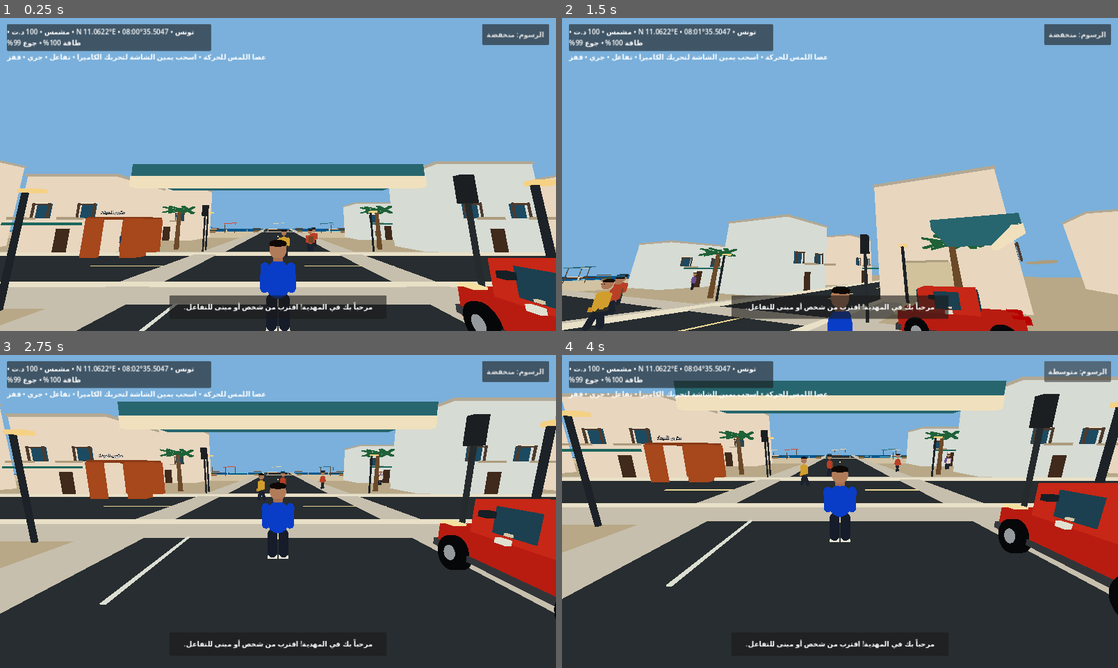
Above: before the commit, frames 1-4 (two rows, left to right).
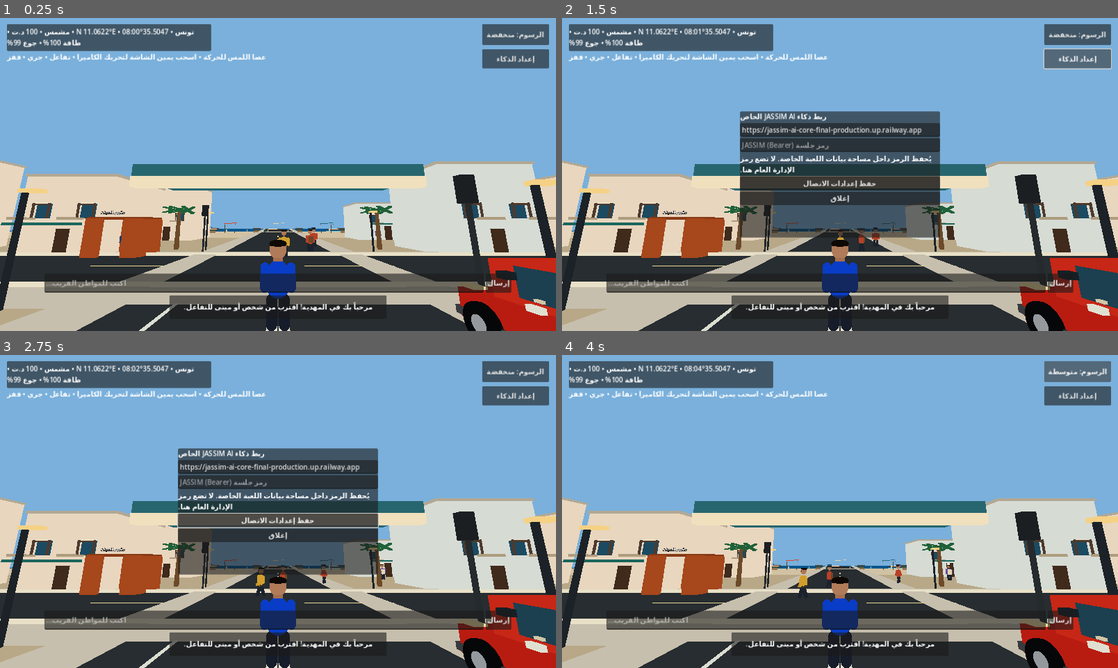
Above: after the commit, the same moments.

Repository: stevennpllk-crypto/REAL-LIFE-MAHDIA
Game: Godot game, scene res://scenes/Main.tscn
The game is run twice, just before and just after one commit, with the same random seed, the same clock (stepped at 60 frames per second) and the same inputs.
Inputs (mouse positions are in pixels of both pictures, inside the frame that each line leads up to):
- Up to frame 1 (0.25 s): no input
- Up to frame 2 (1.5 s): click (1062, 284) at 0.5 s, where only the run after the commit has a clickable "إرسال"; click (1079, 58) at 1.25 s, where only the run after the commit has a clickable "إعداد الذكاء"
- Up to frame 3 (2.75 s): click (278, 520) at 2 s, where only the run after the commit has a clickable "حفظ إعدادات الاتصال"
- Up to frame 4 (4 s): click (840, 536) at 2.75 s, where only the run after the commit has a clickable "إغلاق"; click "الرسوم: منخفضة" at 3.5 s

The runs differ from the first frame. In frame 1, 4.3% of the frame differs, in the area x 8-99%, y 10-88%; in frame 2, 53%; in frame 3, 68%; in frame 4, 74%, in the area x 0-100%, y 6-100%.

Commit message:
Add in-game AI chat and private server setup UI

Diff:
--- a/scripts/main.gd
+++ b/scripts/main.gd
@@ -8,6 +8,7 @@
 const NETWORK_SCRIPT = preload("res://scripts/multiplayer_manager.gd")
 const SAVE_SCRIPT = preload("res://scripts/save_manager.gd")
 const LIFE_SCRIPT = preload("res://scripts/life_manager.gd")
+const AI_SERVICE_SCRIPT = preload("res://scripts/ai_service.gd")
 const PLANET_NAV_SCRIPT = preload("res://scripts/planet_navigation.gd")
 const TERRAIN_STREAMER_SCRIPT = preload("res://scripts/terrain_streamer.gd")
 
@@ -21,6 +22,11 @@
 var network_manager: Node
 var save_manager: Node
 var life_manager: Node
+var ai_service: Node
+var chat_input: LineEdit
+var ai_endpoint_input: LineEdit
+var ai_token_input: LineEdit
+var ai_setup_panel: PanelContainer
 var planet_navigation: Node
 var terrain_streamer: Node3D
 var material_cache: Dictionary = {}
@@ -311,6 +317,11 @@
 	life_manager.set_script(LIFE_SCRIPT)
 	add_child(life_manager)
 	life_manager.setup(player, save_manager)
+	ai_service = Node.new()
+	ai_service.name = "MahdiaAIService"
+	ai_service.set_script(AI_SERVICE_SCRIPT)
+	add_child(ai_service)
+	life_manager.set_ai_service(ai_service)
 	_restore_world_progress()
 	_apply_graphics_quality()
 
@@ -357,10 +368,109 @@
 	message_label.horizontal_alignment = HORIZONTAL_ALIGNMENT_CENTER
 	message_panel.add_child(message_label)
 	life_manager.message_changed.connect(func(value: String): message_label.text = value)
+
+	# Lightweight chat input for the currently selected resident.
+	var chat_row := HBoxContainer.new()
+	chat_row.anchor_left = 0.08
+	chat_row.anchor_right = 0.92
+	chat_row.anchor_top = 1.0
+	chat_row.anchor_bottom = 1.0
+	chat_row.offset_top = -132
+	chat_row.offset_bottom = -88
+	layer.add_child(chat_row)
+	chat_input = LineEdit.new()
+	chat_input.size_flags_horizontal = Control.SIZE_EXPAND_FILL
+	chat_input.placeholder_text = "اكتب للمواطن القريب..."
+	chat_input.text_submitted.connect(_on_chat_submitted)
+	chat_row.add_child(chat_input)
+	var send_button := Button.new()
+	send_button.text = "إرسال"
+	send_button.pressed.connect(_on_chat_send_pressed)
+	chat_row.add_child(send_button)
+
+	var ai_config_button := Button.new()
+	ai_config_button.text = "إعداد الذكاء"
+	ai_config_button.anchor_left = 1.0
+	ai_config_button.anchor_right = 1.0
+	ai_config_button.offset_left = -170
+	ai_config_button.offset_right = -16
+	ai_config_button.offset_top = 72
+	ai_config_button.offset_bottom = 116
+	ai_config_button.pressed.connect(_toggle_ai_setup)
+	layer.add_child(ai_config_button)
+
+	ai_setup_panel = PanelContainer.new()
+	ai_setup_panel.anchor_left = 0.5
+	ai_setup_panel.anchor_right = 0.5
+	ai_setup_panel.anchor_top = 0.5
+	ai_setup_panel.anchor_bottom = 0.5
+	ai_setup_panel.offset_left = -230
+	ai_setup_panel.offset_right = 230
+	ai_setup_panel.offset_top = -145
+	ai_setup_panel.offset_bottom = 145
+	ai_setup_panel.visible = false
+	layer.add_child(ai_setup_panel)
+	var setup_col := VBoxContainer.new()
+	ai_setup_panel.add_child(setup_col)
+	var setup_title := Label.new()
+	setup_title.text = "ربط ذكاء JASSIM AI الخاص"
+	setup_col.add_child(setup_title)
+	ai_endpoint_input = LineEdit.new()
+	ai_endpoint_input.placeholder_text = "https://عنوان-خادمك"
+	ai_endpoint_input.text = str(ai_service.get("default_endpoint"))
+	setup_col.add_child(ai_endpoint_input)
+	ai_token_input = LineEdit.new()
+	ai_token_input.placeholder_text = "رمز جلسة JASSIM (Bearer)"
+	ai_token_input.secret = true
+	setup_col.add_child(ai_token_input)
+	var setup_note := Label.new()
+	setup_note.text = "يُحفظ الرمز داخل مساحة بيانات اللعبة الخاصة. لا تضع رمز الإدارة العام هنا."
+	setup_note.autowrap_mode = TextServer.AUTOWRAP_WORD_SMART
+	setup_col.add_child(setup_note)
+	var save_ai_button := Button.new()
+	save_ai_button.text = "حفظ إعدادات الاتصال"
+	save_ai_button.pressed.connect(_save_ai_settings)
+	setup_col.add_child(save_ai_button)
+	var close_ai_button := Button.new()
+	close_ai_button.text = "إغلاق"
+	close_ai_button.pressed.connect(func(): ai_setup_panel.visible = false)
+	setup_col.add_child(close_ai_button)
+
 	var controls := Node.new()
 	controls.set_script(MOBILE_CONTROLS)
 	layer.add_child(controls)
 	controls.setup(player)
+
+
+func _on_chat_submitted(value: String) -> void:
+	_send_chat_message(value)
+
+func _on_chat_send_pressed() -> void:
+	_send_chat_message(chat_input.text if is_instance_valid(chat_input) else "")
+
+func _send_chat_message(value: String) -> void:
+	if value.strip_edges().is_empty() or not is_instance_valid(life_manager):
+		return
+	life_manager.send_player_message(value)
+	chat_input.clear()
+	chat_input.release_focus()
+
+func _toggle_ai_setup() -> void:
+	if is_instance_valid(ai_setup_panel):
+		ai_setup_panel.visible = not ai_setup_panel.visible
+
+func _save_ai_settings() -> void:
+	if not is_instance_valid(ai_service):
+		return
+	var endpoint := ai_endpoint_input.text.strip_edges()
+	var token := ai_token_input.text.strip_edges()
+	var ok: bool = ai_service.configure(endpoint, token)
+	if ok:
+		ai_token_input.clear()
+		ai_setup_panel.visible = false
+		print("MAHDIA_AI_SETTINGS_SAVED")
+	else:
+		print("MAHDIA_AI_SETTINGS_INVALID")
 
 func _process(delta: float) -> void:
 	# _process continues while _ready() yields during town generation.
